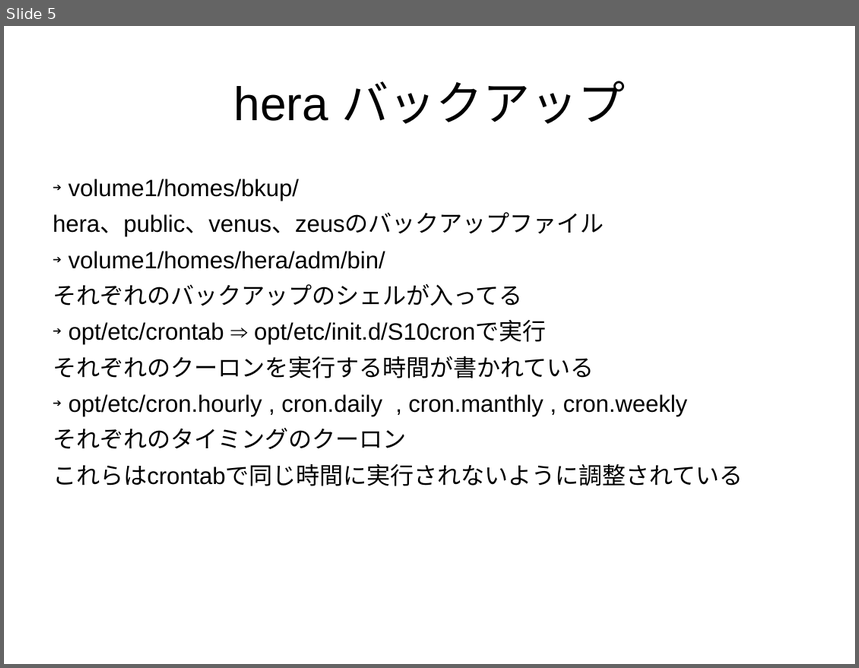
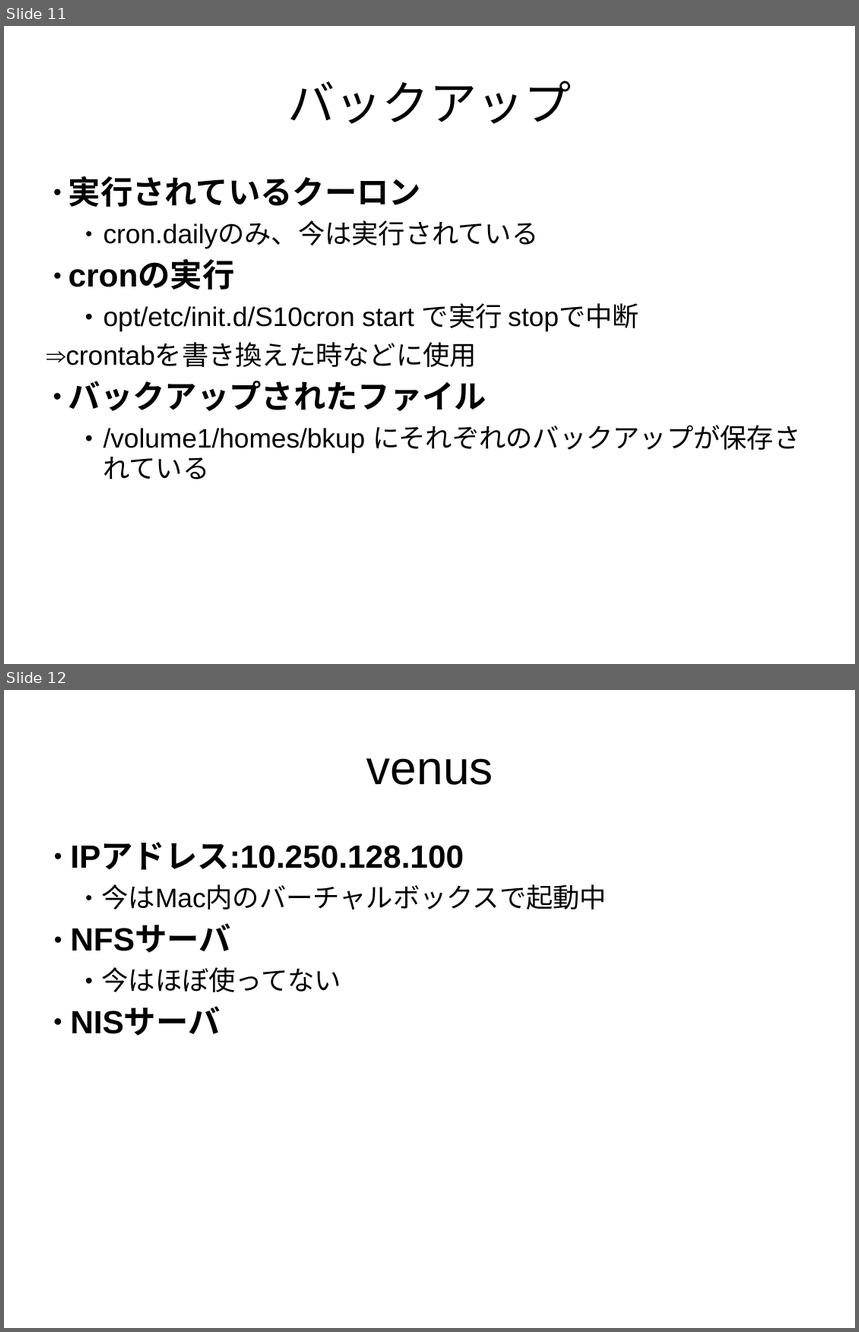
Before and after one commit to naoki709mm/BCL_presentation, a slide deck: okuya.ppt. Shown one above the other, each under a label of ours: slide 5 before the commit, slides 11 and 12 after it. The pictures are 859x668 and 859x1332 pixels, drawn with LibreOffice and Linux fonts; fonts in the diff are those of the drawing. Boxes give left, top, right and bottom in pixels: in the first picture for what was removed or moved away, otherwise in the second. Text is boxed around its words. In the diff, an @@ line names an element or a change of style, - is before the commit and + after.

```diff
--- a/okuya.ppt
+++ b/okuya.ppt
@@ slide 12 added at bbox=[4, 690, 855, 1328], background #FFFFFF @@
@@ title added at bbox=[367, 758, 493, 785], 44 pt, text #000000 @@
+venus
@@ subtitle added at bbox=[70, 842, 607, 1036], 30 pt, text #000000, bold @@
+● IPアドレス:10.250.128.100
+  ● 今はMac内のバーチャルボックスで起動中
+● NFSサーバ
+  • 今はほぼ使ってない
+• NISサーバ
@@ what was slide 5 is now slide 11 @@
@@ slide 11 changed as well @@
@@ title at bbox=[288, 81, 572, 124]: text changed; font Noto Sans CJK JP to Arial @@
-hera バックアップ
+バックアップ
@@ subtitle at bbox=[69, 176, 800, 480]: text changed; size 22 to 25 pt @@
-➔ volume1/homes/bkup/
-hera、public、venus、zeusのバックアップファイル
-➔ volume1/homes/hera/adm/bin/
-それぞれのバックアップのシェルが入ってる
-➔ opt/etc/crontab ⇒ opt/etc/init.d/S10cronで実行
-それぞれのクーロンを実行する時間が書かれている
-➔ opt/etc/cron.hourly , cron.daily , cron.manthly , cron.weekly
-それぞれのタイミングのクーロン
-これらはcrontabで同じ時間に実行されないように調整されている
+● 実行されているクーロン
+  ● cron.dailyのみ、今は実行されている
+● cronの実行
+  • opt/etc/init.d/S10cron start で実行 stopで中断
+      ⇒crontabを書き換えた時などに使用
+• バックアップされたファイル
+  • /volume1/homes/bkup にそれぞれのバックアップが保存されている
```
Also in this commit, not shown: 3 other slides changed, 8 other slides added, 1 slide removed.
